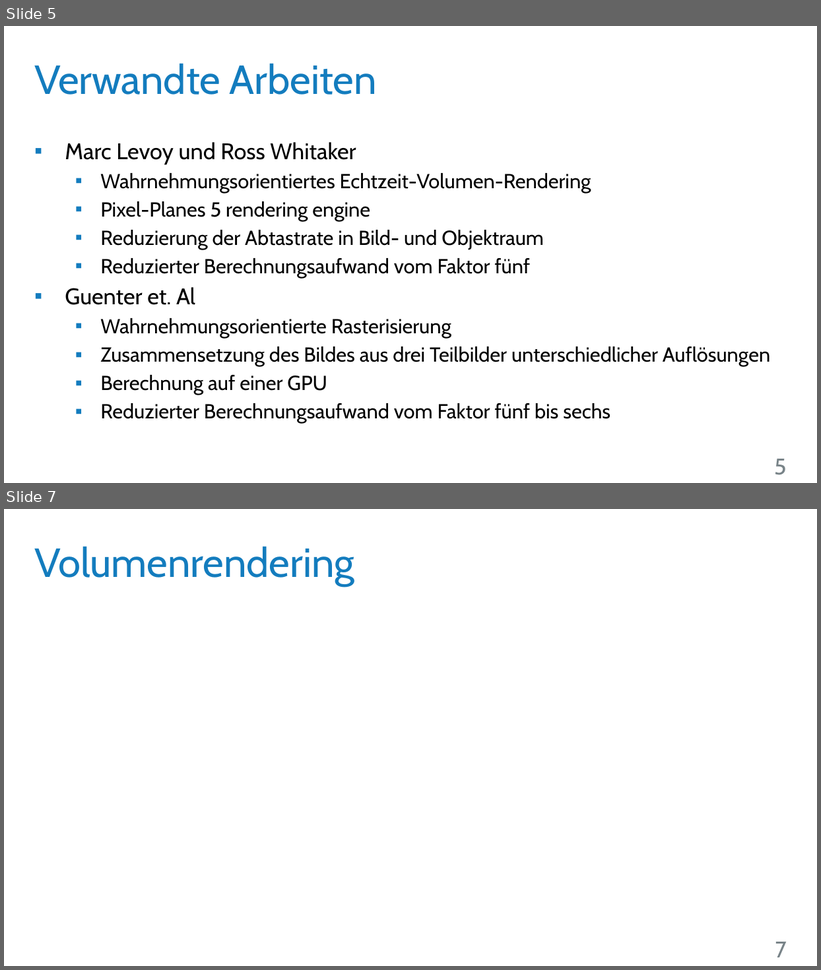
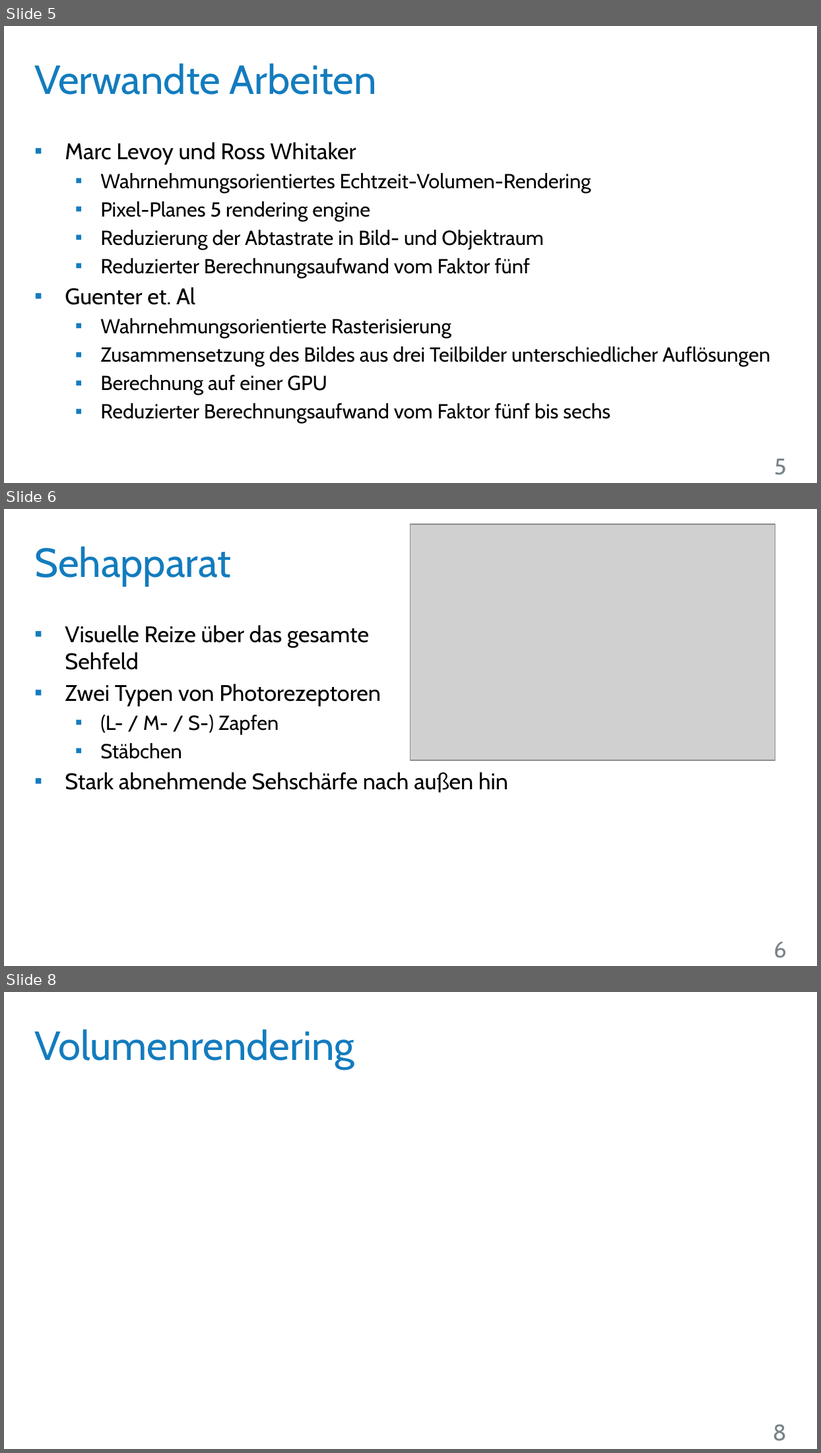
Before and after one commit to UniStuttgart-VISUS/FoveatedVolumeRendering, a slide deck: Dokumente/Vortrag/Wahrnehmungsorientiertes_Volumen-Rendering.pptx. Shown one above the other, each under a label of ours: slides 5 and 7 before the commit, slides 5, 6 and 8 after it; the slides between them are not shown. The pictures are 821x970 and 821x1453 pixels, drawn with LibreOffice and Linux fonts; fonts in the diff are those of the drawing; grey boxes stand for pictures; background and template pictures are left out. Boxes give left, top, right and bottom in pixels: in the first picture for what was removed or moved away, otherwise in the second. Text is boxed around its words. In the diff, an @@ line names an element or a change of style, - is before the commit and + after.

Commit message:
Vortrag: Sehapparat.

```diff
--- a/Dokumente/Vortrag/Wahrnehmungsorientiertes_Volumen-Rendering.pptx
+++ b/Dokumente/Vortrag/Wahrnehmungsorientiertes_Volumen-Rendering.pptx
@@ slide 6 added at (x1=4, y1=509, x2=817, y2=966), background #FFFFFF @@
@@ picture added at (x1=411, y1=524, x2=776, y2=761) @@
@@ title added at (x1=34, y1=546, x2=231, y2=586), 36 pt, text #137CBE @@
+Sehapparat
@@ text added at (x1=65, y1=625, x2=508, y2=793), 20 pt, text #000000 @@
+▪ Visuelle Reize über das gesamte
+  Sehfeld
+▪ Zwei Typen von Photorezeptoren
+  ▪ (L- / M- / S-) Zapfen
+  ▪ Stäbchen
+▪ Stark abnehmende Sehschärfe nach außen hin
@@ page number added at (x1=774, y1=942, x2=786, y2=958), 20 pt, text #788388 @@
+6
@@ what was slide 7 is now slide 8 @@
@@ page number at (x1=773, y1=1424, x2=787, y2=1441): text changed @@
-7
+8
```
Also in this commit, not shown: 1 other slide added, 1 slide removed.
